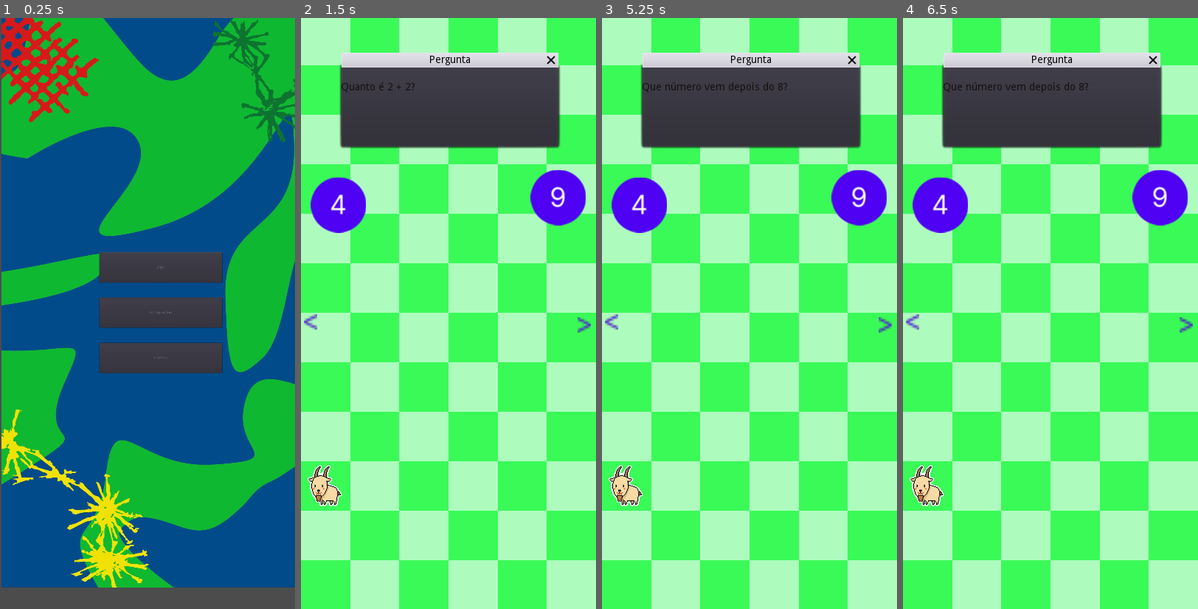
Above: before the commit, frames 1-4 (left to right).
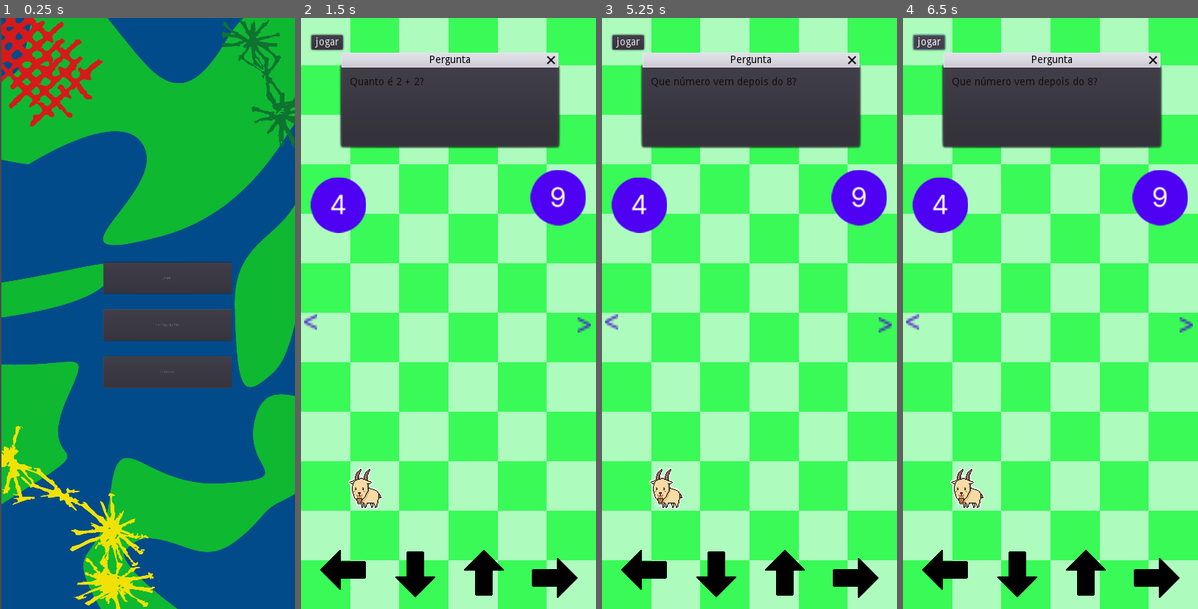
Above: after the commit, the same moments.

Repository: 2023M1T7-Inteli/grupo1
Game: Godot game, scene res://Inicio.tscn
The game is run twice, just before and just after one commit, with the same random seed, the same clock (stepped at 60 frames per second) and the same inputs.
Inputs (mouse positions are in pixels of both pictures, inside the frame that each line leads up to):
- Up to frame 1 (0.25 s): no input
- Up to frame 2 (1.5 s): click "Jogar" at 0.5 s; click (380, 189) at 1.25 s
- Up to frame 3 (5.25 s): click ">" at 2 s; click (832, 366) at 2.75 s; click "Voltar" at 3.5 s; click ">" at 4.25 s; click (814, 248) at 5 s
- Up to frame 4 (6.5 s): click (929, 41) at 5.75 s, where only the run after the commit has a clickable "jogar"

The runs differ from the first frame. In frame 1, 30% of the frame differs, in the area x 0-100%, y 0-100%; in frame 2, 3.5%; in frame 3, 3.7%; in frame 4, 3.7%.

Commit message:
Colocando Index

Diff:
--- a/src/FirstClass/Global.gd
+++ b/src/FirstClass/Global.gd
@@ -1,6 +1,8 @@
 extends Node
 
 var numQuestion: int = 0
+var listaComandos = ["left", "left"]
+var estado = false
 
 func _ready():
 	pass # Replace with function body.
--- a/src/FirstClass/Inicio.tscn
+++ b/src/FirstClass/Inicio.tscn
@@ -6,8 +6,8 @@
 [node name="Inicio" type="Node2D"]
 
 [node name="Fundo" type="Sprite" parent="."]
-position = Vector2( 205.125, 384.777 )
-scale = Vector2( 0.360666, 0.31714 )
+position = Vector2( 213.625, 400.961 )
+scale = Vector2( 0.375777, 0.330428 )
 texture = ExtResource( 1 )
 script = ExtResource( 2 )
 
--- /dev/null
+++ b/src/FirstClass/KinematicBody2D.gd
@@ -0,0 +1,39 @@
+extends KinematicBody2D
+
+# variáveis
+var screen_size
+onready var global = get_node("/root/Global")
+onready var listaComandos = global.listaComandos
+onready var estado = global.estado
+
+# funções
+func _ready():
+	screen_size = get_viewport_rect().size
+
+
+func _physics_process(delta):
+	if estado:
+		movimentacao()
+		estado = false
+
+
+
+func movimentacao():
+	var velocidade = Vector2.ZERO
+	for i in len(listaComandos):
+		if listaComandos[i] == "left":
+			velocidade.x -= 10
+			move_and_slide(velocidade*300)
+			print(position)
+
+# Utilização em um teste. Dentro de process(delta)
+#var vector_movement = Vector2.ZERO # Atribuição no vetor 2D
+	#vector_movement.x = Input.get_action_strength("ui_right")-Input.get_action_strength("ui_left") # Atribuir o x ao vetor
+	#vector_movement.y = Input.get_action_strength("ui_down")-Input.get_action_strength("ui_up") # Atribuir o y ao vetor
+
+	#move_and_slide(vector_movement*500) # Usando a função move_and_slide junto com o vetor multiplicado pela velocidade
+
+	# Colocando limites (borda)
+	#position += vector_movement*300
+	#position.x = clamp(position.x, 0, screen_size.x)
+	#position.y = clamp(position.y, 0, screen_size.y)
--- a/src/FirstClass/Minigame1.gd
+++ b/src/FirstClass/Minigame1.gd
@@ -7,6 +7,9 @@
 	4: "Qual o sinal de menos?",
 }
 onready var popup = $WindowDialog
+onready var global = $"/root/Global"
+onready var listaComandos = global.listaComandos
+onready var estado = global.estado # Indica se o personagem está andando ou parado
 
 
 func _ready():
@@ -16,12 +19,39 @@
 	print(Global.numQuestion)
 	$WindowDialog/RichTextLabel.text = question
 
+func _process(delta):
+	if estado:
+		pass # andar através de uma lista
 
 
 
-func _on_Button2_pressed():
+
+
+func _on_Button2_pressed(): # When arrow button to back
 	get_tree().change_scene("res://Main.tscn")
-
 
 func _on_Button_pressed():
 	get_tree().change_scene("res://Setas.tscn")
+
+# Setas
+func _on_Left_pressed():
+	print("aqui") # When left arrow is pressed
+	listaComandos.push_back("left") # Put the string left at the of of the array
+	print(listaComandos) # Print the list. Just a check out.
+
+# Same dinamic of the func above
+func _on_Right_pressed():
+	listaComandos.push_back("right")
+	print(listaComandos)
+
+func _on_Up_pressed():
+	listaComandos.push_back("up")
+	print(listaComandos)
+
+func _on_Down_pressed():
+	listaComandos.push_back("down")
+	print(listaComandos)
+
+
+func _on_bRun_pressed():
+	estado = true
--- a/src/FirstClass/Minigame1.tscn
+++ b/src/FirstClass/Minigame1.tscn
@@ -1,10 +1,16 @@
-[gd_scene load_steps=6 format=2]
+[gd_scene load_steps=9 format=2]
 
 [ext_resource path="res://Imagens/Minigame1 (1).png" type="Texture" id=1]
 [ext_resource path="res://Imagens/n_4.png" type="Texture" id=2]
 [ext_resource path="res://Imagens/n_9.png" type="Texture" id=3]
 [ext_resource path="res://Imagens/img_pixelGoat.png" type="Texture" id=4]
 [ext_resource path="res://Minigame1.gd" type="Script" id=5]
+[ext_resource path="res://Imagens/seta-para-baixo.png" type="Texture" id=6]
+[ext_resource path="res://KinematicBody2D.gd" type="Script" id=7]
+
+[sub_resource type="CapsuleShape2D" id=1]
+radius = 23.0
+height = 16.0
 
 [node name="Node2D" type="Node2D"]
 script = ExtResource( 5 )
@@ -12,11 +18,6 @@
 [node name="map_minigame" type="Sprite" parent="."]
 position = Vector2( 200, 400 )
 texture = ExtResource( 1 )
-
-[node name="ImgPersonagem" type="Sprite" parent="."]
-position = Vector2( 32, 633 )
-scale = Vector2( 0.186245, 0.186245 )
-texture = ExtResource( 4 )
 
 [node name="N4" type="Sprite" parent="."]
 position = Vector2( 51, 253 )
@@ -65,10 +66,67 @@
 
 [node name="RichTextLabel" type="RichTextLabel" parent="WindowDialog"]
 modulate = Color( 0.0784314, 0.054902, 0.054902, 1 )
-margin_left = -1.0
-margin_top = 20.0
-margin_right = 268.0
-margin_bottom = 107.0
+margin_left = 11.0
+margin_top = 13.0
+margin_right = 280.0
+margin_bottom = 100.0
+
+[node name="HBoxContainer" type="HBoxContainer" parent="."]
+margin_left = 15.0
+margin_top = 718.0
+margin_right = 386.0
+margin_bottom = 788.0
+
+[node name="Left" type="TouchScreenButton" parent="HBoxContainer"]
+position = Vector2( 73, -2 )
+rotation = 1.5708
+scale = Vector2( 0.121094, 0.121094 )
+normal = ExtResource( 6 )
+
+[node name="Down" type="TouchScreenButton" parent="HBoxContainer"]
+position = Vector2( 109, 4 )
+scale = Vector2( 0.121094, 0.121094 )
+normal = ExtResource( 6 )
+
+[node name="Right" type="TouchScreenButton" parent="HBoxContainer"]
+position = Vector2( 298, 71 )
+rotation = 4.71239
+scale = Vector2( 0.121094, 0.121094 )
+normal = ExtResource( 6 )
+
+[node name="Up" type="TouchScreenButton" parent="HBoxContainer"]
+position = Vector2( 264, 64 )
+rotation = 3.14159
+scale = Vector2( 0.121094, 0.121094 )
+normal = ExtResource( 6 )
+
+[node name="KinematicBody2D" type="KinematicBody2D" parent="."]
+position = Vector2( 87, 638 )
+script = ExtResource( 7 )
+__meta__ = {
+"_edit_group_": true
+}
+
+[node name="ImgPersonagem" type="Sprite" parent="KinematicBody2D"]
+position = Vector2( 0.187502, -1.34262 )
+scale = Vector2( 0.186245, 0.186245 )
+texture = ExtResource( 4 )
+
+[node name="CollisionShape2D" type="CollisionShape2D" parent="KinematicBody2D"]
+position = Vector2( 0.187502, 0.657381 )
+shape = SubResource( 1 )
+
+[node name="bRun" type="Button" parent="."]
+margin_left = 14.0
+margin_top = 23.0
+margin_right = 57.0
+margin_bottom = 43.0
+text = "jogar"
 
 [connection signal="pressed" from="Button" to="." method="_on_Button_pressed"]
 [connection signal="pressed" from="Button2" to="." method="_on_Button2_pressed"]
+[connection signal="pressed" from="HBoxContainer/Left" to="." method="_on_Left_pressed"]
+[connection signal="pressed" from="HBoxContainer/Down" to="." method="_on_Down_pressed"]
+[connection signal="pressed" from="HBoxContainer/Right" to="." method="_on_Right_pressed"]
+[connection signal="pressed" from="HBoxContainer/Up" to="." method="_on_Up_pressed"]
+[connection signal="pressed" from="bRun" to="." method="_on_bRun_pressed"]
--- a/src/FirstClass/Setas.gd
+++ b/src/FirstClass/Setas.gd
@@ -1,6 +1,6 @@
 extends Node2D
 
-var list = []
+var list = [""] # criação da lista
 var lista = ""
 
 # Called when the node enters the scene tree for the first time.
@@ -10,9 +10,8 @@
 
 # Called every frame. 'delta' is the elapsed time since the previous frame.
 func _process(delta):
+	#$Label.text = lista
 	$Label.text = lista
-
-
 
 
 func _on_buttonUp_pressed():
--- a/src/FirstClass/Setas.tscn
+++ b/src/FirstClass/Setas.tscn
@@ -52,7 +52,7 @@
 icon = ExtResource( 1 )
 flat = true
 
-[node name="ButtonRight" type="Button" parent="."]
+[node name="button" type="Button" parent="."]
 margin_left = 293.0
 margin_top = 495.0
 margin_right = 817.0
@@ -84,5 +84,5 @@
 [connection signal="pressed" from="buttonDown" to="." method="_on_buttonDown_pressed"]
 [connection signal="pressed" from="buttonLeft" to="." method="_on_buttonLeft_pressed"]
 [connection signal="pressed" from="buttonUp" to="." method="_on_buttonUp_pressed"]
-[connection signal="pressed" from="ButtonRight" to="." method="_on_ButtonRight_pressed"]
+[connection signal="pressed" from="button" to="." method="_on_ButtonRight_pressed"]
 [connection signal="pressed" from="Button" to="." method="_on_Button_pressed"]
Not shown, added: docs/Index.apple-touch-icon.png
Not shown, added: docs/Index.audio.worklet.js
Not shown, added: docs/Index.html
Not shown, added: docs/Index.icon.png
Not shown, added: docs/Index.js
Not shown, added: docs/Index.pck
Not shown, added: docs/Index.png
Not shown, added: docs/Index.wasm
